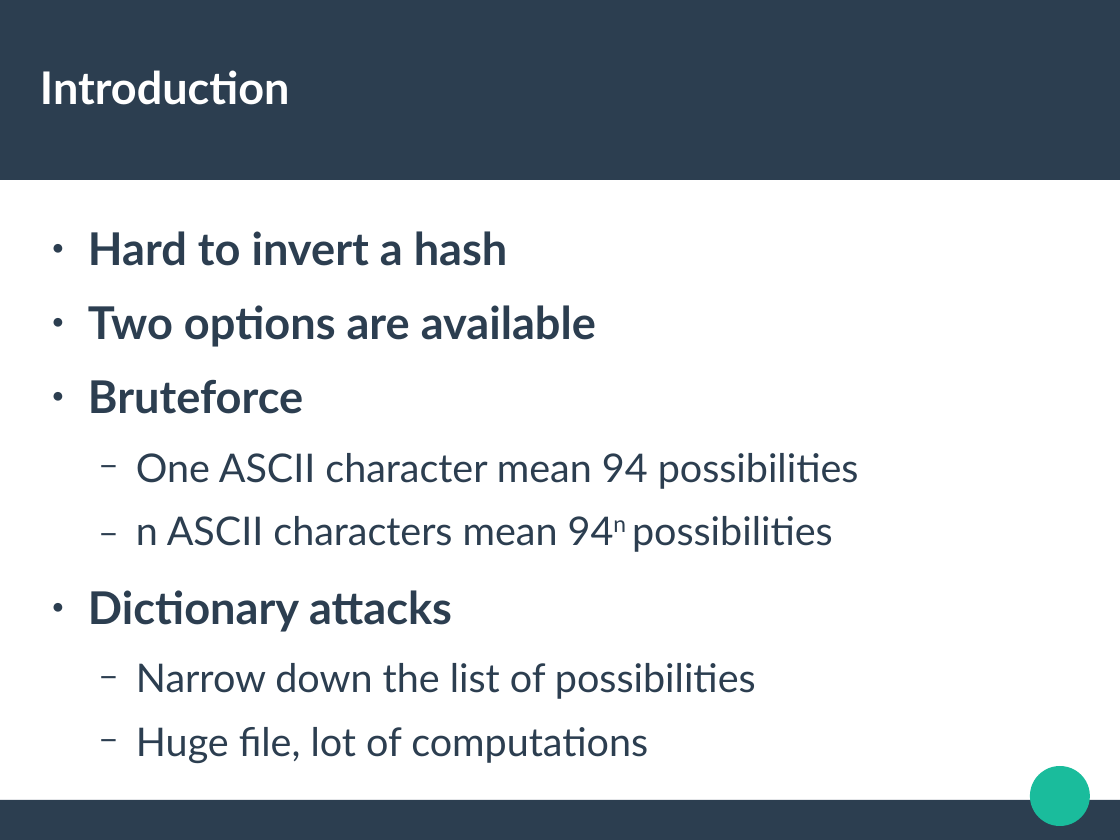
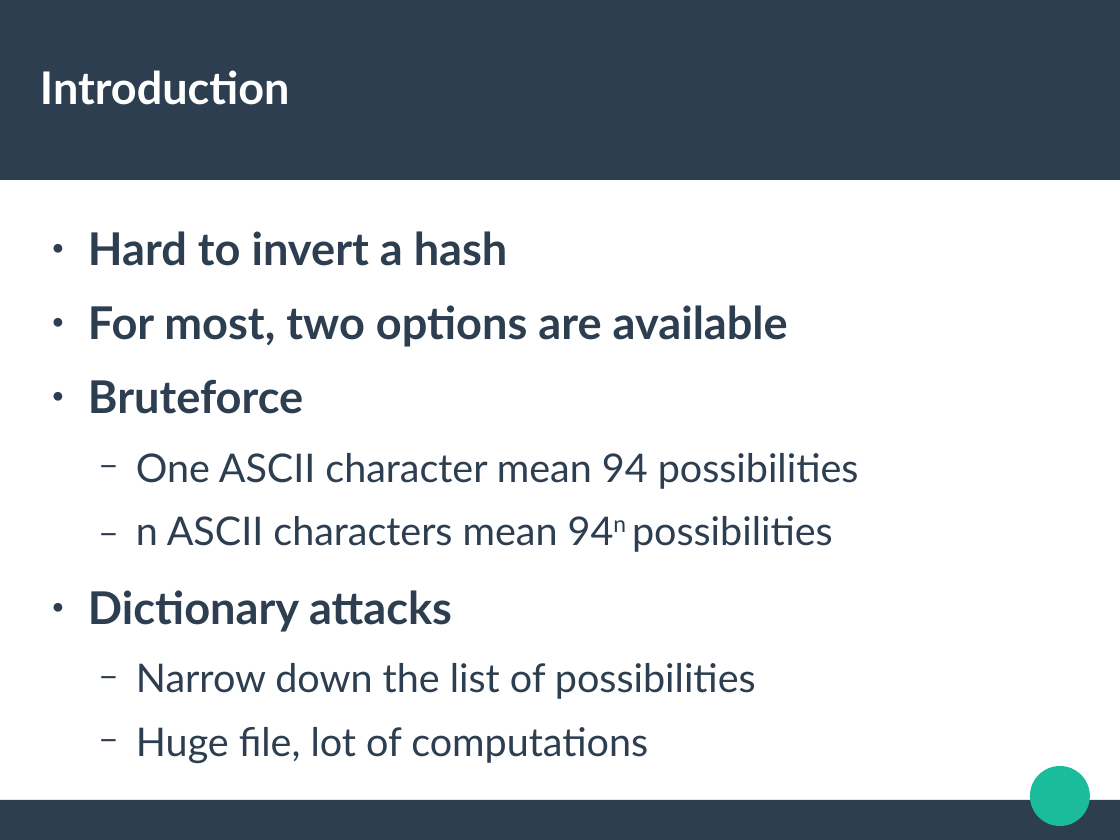
Before and after one commit to trandinhkhoa/distributed-system-project, a slide deck: slide 4 of presentation/defense.odp. Drawn at 1120x840 pixels with LibreOffice and Linux fonts; fonts in the diff are those of the drawing. Boxes give left, top, right and bottom in pixels: in the first picture for what was removed or moved away, otherwise in the second. Text is boxed around its words. In the diff, an @@ line names an element or a change of style, - is before the commit and + after.

```diff
--- a/presentation/defense.odp
+++ b/presentation/defense.odp
@@ text at box(88, 305, 788, 347): text changed @@
-● Two options are available
+● For most, two options are available
```
Also in this commit, not shown: 4 other slides changed, 1 slide added.
